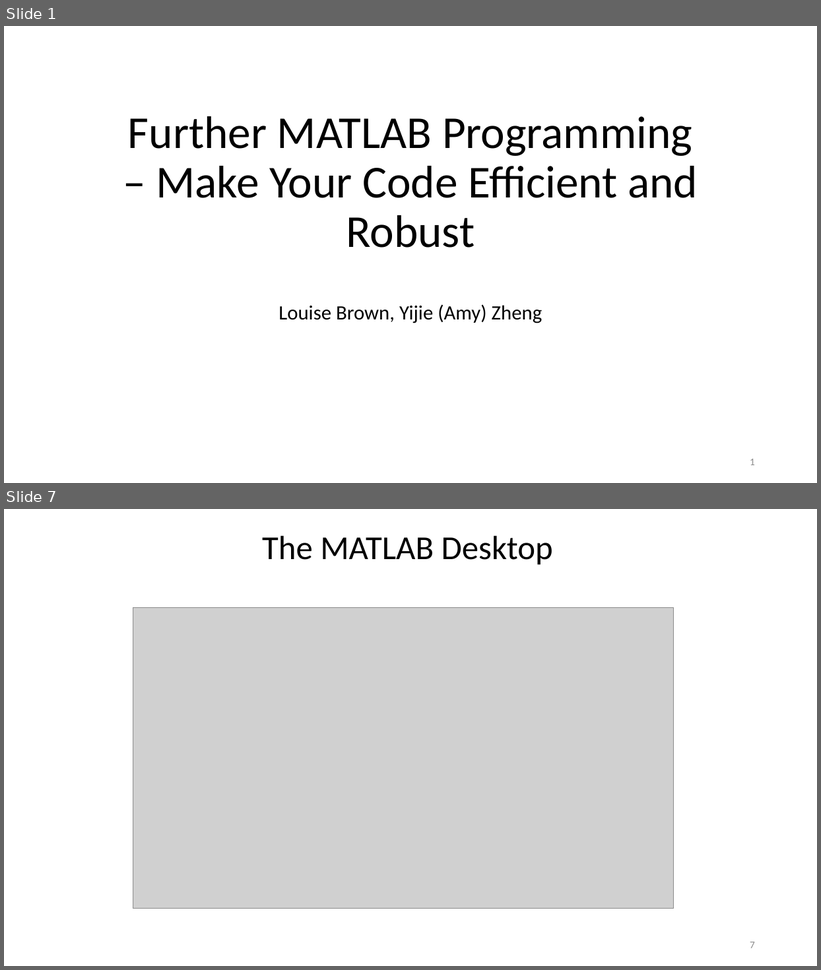
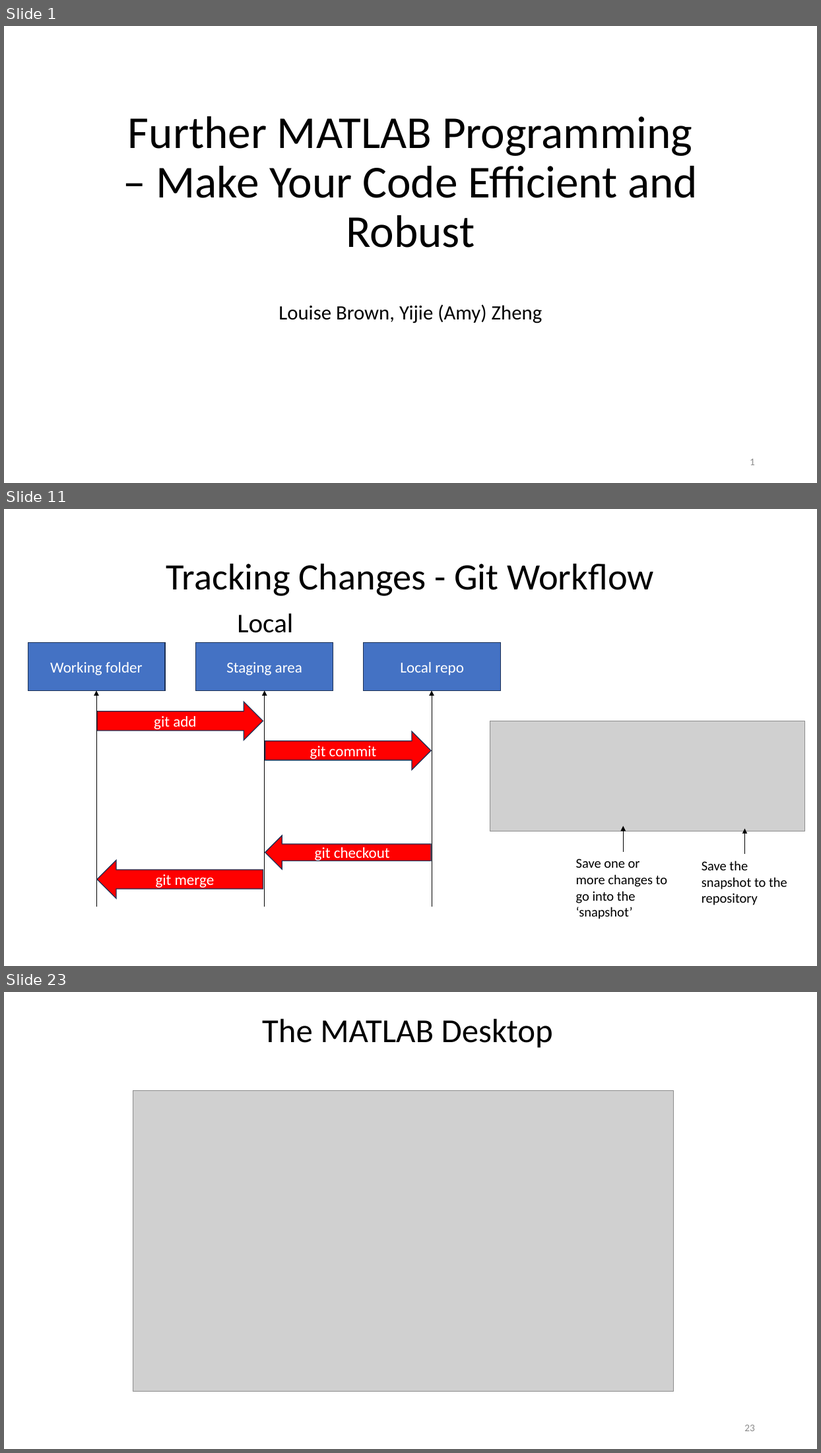
Before and after one commit to louisepb/Nottingham_Workshop, a slide deck: InstructorMaterials/Best Practices for Software Development using MATLAB.pptx. Shown one above the other, each under a label of ours: slides 1 and 7 before the commit, slides 1, 11 and 23 after it; the slides between them are not shown. The pictures are 821x970 and 821x1453 pixels, drawn with LibreOffice and Linux fonts; fonts in the diff are those of the drawing; grey boxes stand for pictures. Boxes give left, top, right and bottom in pixels: in the first picture for what was removed or moved away, otherwise in the second. Text is boxed around its words. In the diff, an @@ line names an element or a change of style, - is before the commit and + after.

```diff
--- a/InstructorMaterials/Best Practices for Software Development using MATLAB.pptx
+++ b/InstructorMaterials/Best Practices for Software Development using MATLAB.pptx
@@ slide 11 added at [4,509,817,966], background #FFFFFF @@
@@ title added at [166,563,654,596], 44 pt, text #000000 @@
+Tracking Changes - Git Workflow
@@ text added at [237,613,293,633], 32 pt, text #000000 @@
+Local
@@ rectangle added at [28,642,165,691], fill #4472C4, outline #1E3256 1 pt, 18 pt, text #FFFFFF @@
+Working folder
@@ rectangle added at [196,642,333,691], fill #4472C4, outline #1E3256 1 pt, 18 pt, text #FFFFFF @@
+Staging area
@@ rectangle added at [364,642,501,691], fill #4472C4, outline #1E3256 1 pt, 18 pt, text #FFFFFF @@
+Local repo
@@ arrow added from (96, 907) to (96, 691), #000000 0.5 pt @@
@@ right arrow added at [97,702,263,740], fill #FF0000, outline #1E3256 1 pt, 18 pt, text #FFFFFF @@
+git add
@@ arrow added from (265, 907) to (265, 691), #000000 0.5 pt @@
@@ arrow added from (432, 907) to (432, 691), #000000 0.5 pt @@
@@ picture added at [490,722,805,832] @@
@@ right arrow added at [265,731,431,770], fill #FF0000, outline #1E3256 1 pt, 18 pt, text #FFFFFF @@
+git commit
@@ left arrow added at [265,836,431,869], fill #FF0000, outline #1E3256 1 pt, 18 pt, text #FFFFFF @@
+git checkout
@@ arrow added from (623, 852) to (623, 826), #000000 0.5 pt @@
@@ arrow added from (745, 855) to (745, 828), #000000 0.5 pt @@
@@ left arrow added at [97,860,263,899], fill #FF0000, outline #1E3256 1 pt, 18 pt, text #FFFFFF @@
+git merge
@@ text added at [576,859,667,920], 16 pt, text #000000 @@
+Save one or more changes to go into the ‘snapshot’
@@ text added at [702,861,787,906], 16 pt, text #000000 @@
+Save the snapshot to the repository
@@ what was slide 7 is now slide 23 @@
@@ page number at [745,1425,755,1432]: text changed @@
-7
+23
```
Also in this commit, not shown: 3 slides changed, 17 other slides added, 2 slides removed, 2 other files.
